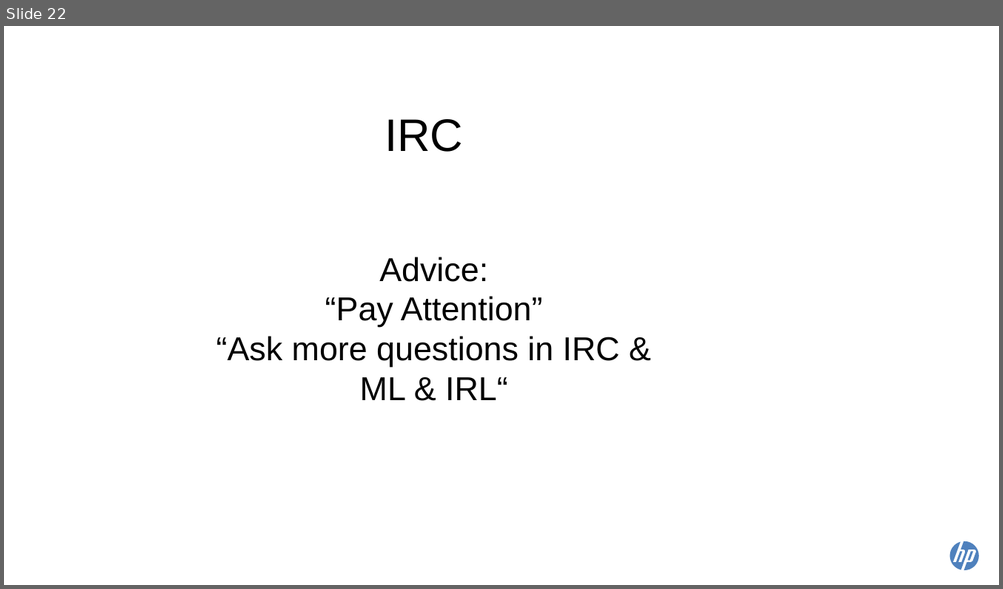
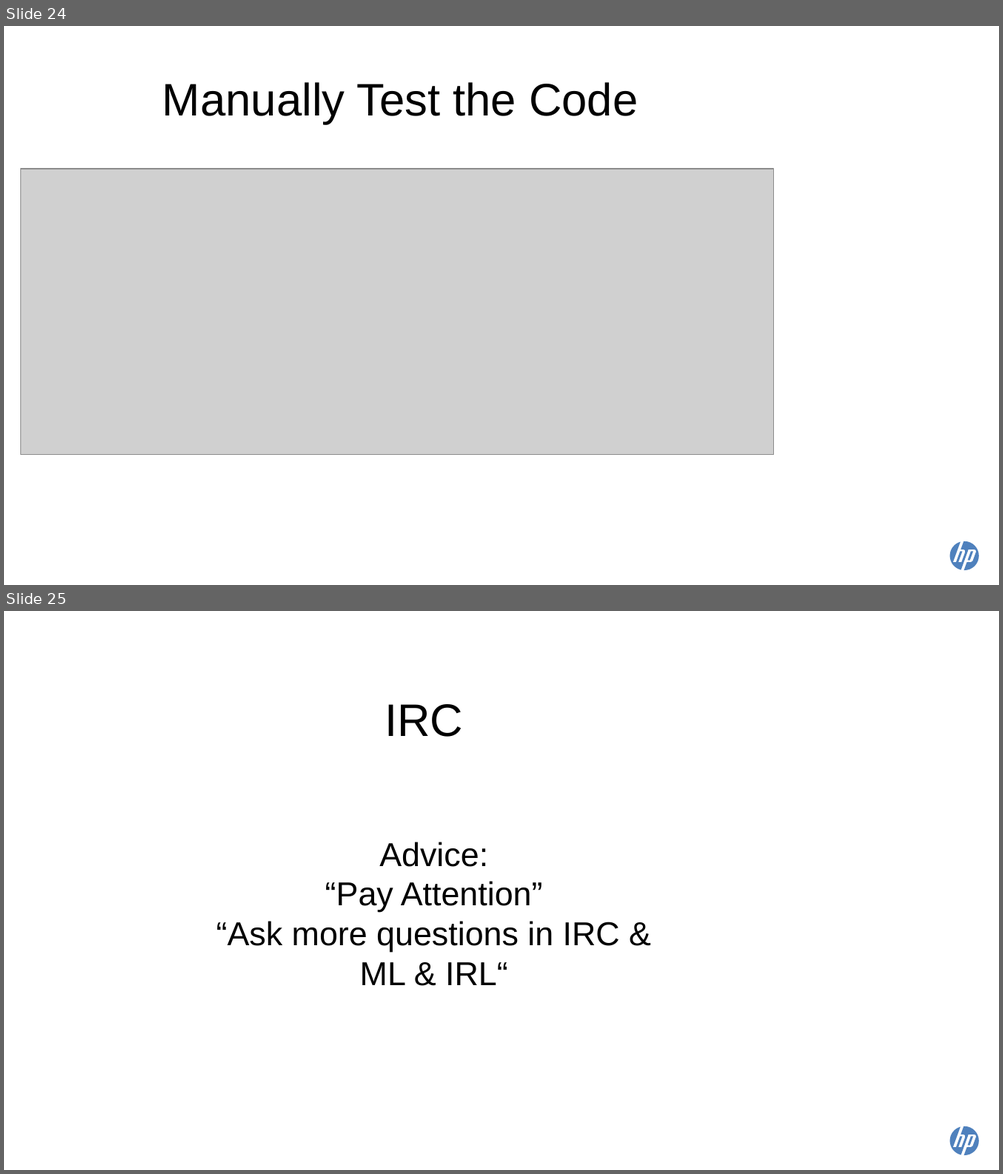
Before and after one commit to scottdangelo/TokyoSummitTalk, a slide deck: Tokyo2015_Contributing_to_OS_201_scottAndreaMerged_oct2.odp. Shown one above the other, each under a label of ours: slide 22 before the commit, slides 24 and 25 after it. The pictures are 1003x589 and 1003x1174 pixels, drawn with LibreOffice and Linux fonts; fonts in the diff are those of the drawing; grey boxes stand for pictures. Boxes give left, top, right and bottom in pixels: in the first picture for what was removed or moved away, otherwise in the second. Text is boxed around its words. In the diff, an @@ line names an element or a change of style, - is before the commit and + after.

```diff
--- a/Tokyo2015_Contributing_to_OS_201_scottAndreaMerged_oct2.odp
+++ b/Tokyo2015_Contributing_to_OS_201_scottAndreaMerged_oct2.odp
@@ slide 24 added at (x1=4, y1=26, x2=999, y2=585), background #FFFFFF; not listed: 1 template element that a slide beside it also shows @@
@@ title added at (x1=162, y1=82, x2=637, y2=124), 44 pt, text #000000 @@
+Manually Test the Code
@@ picture added at (x1=20, y1=169, x2=774, y2=454) @@
@@ what was slide 22 is now slide 25 @@
```
Also in this commit, not shown: 1 slide changed, 3 other slides added.
